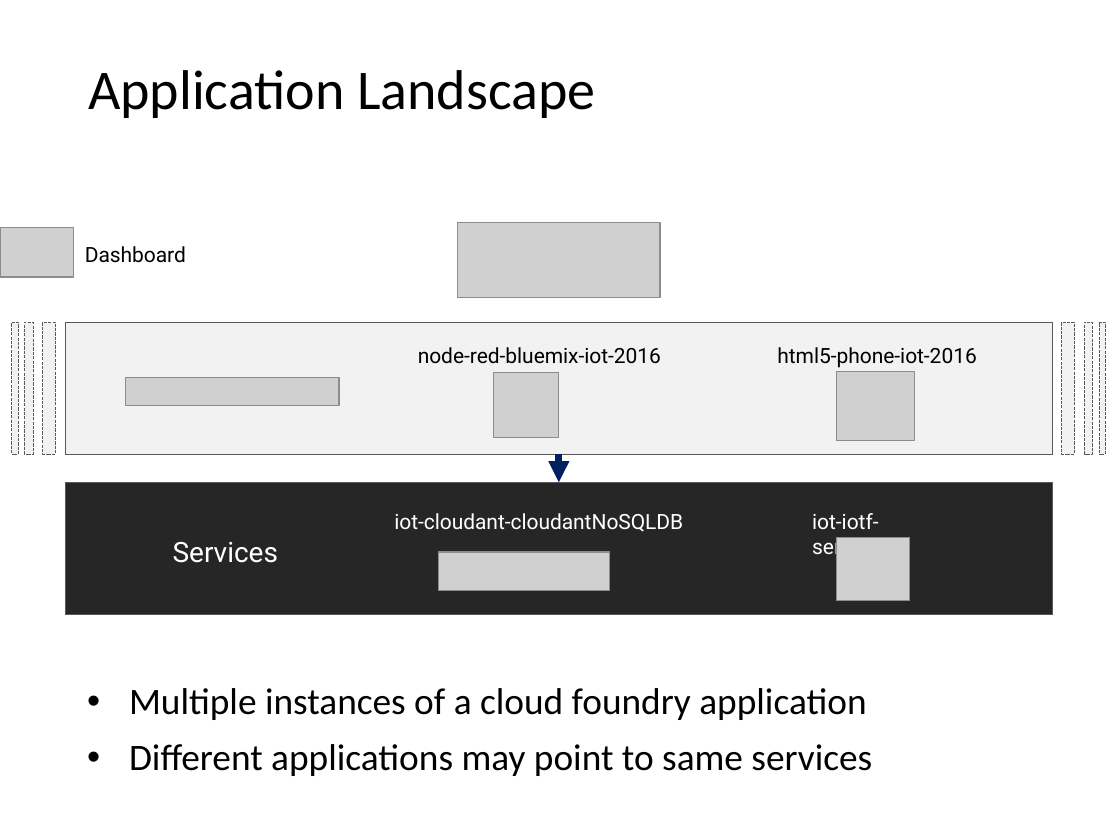
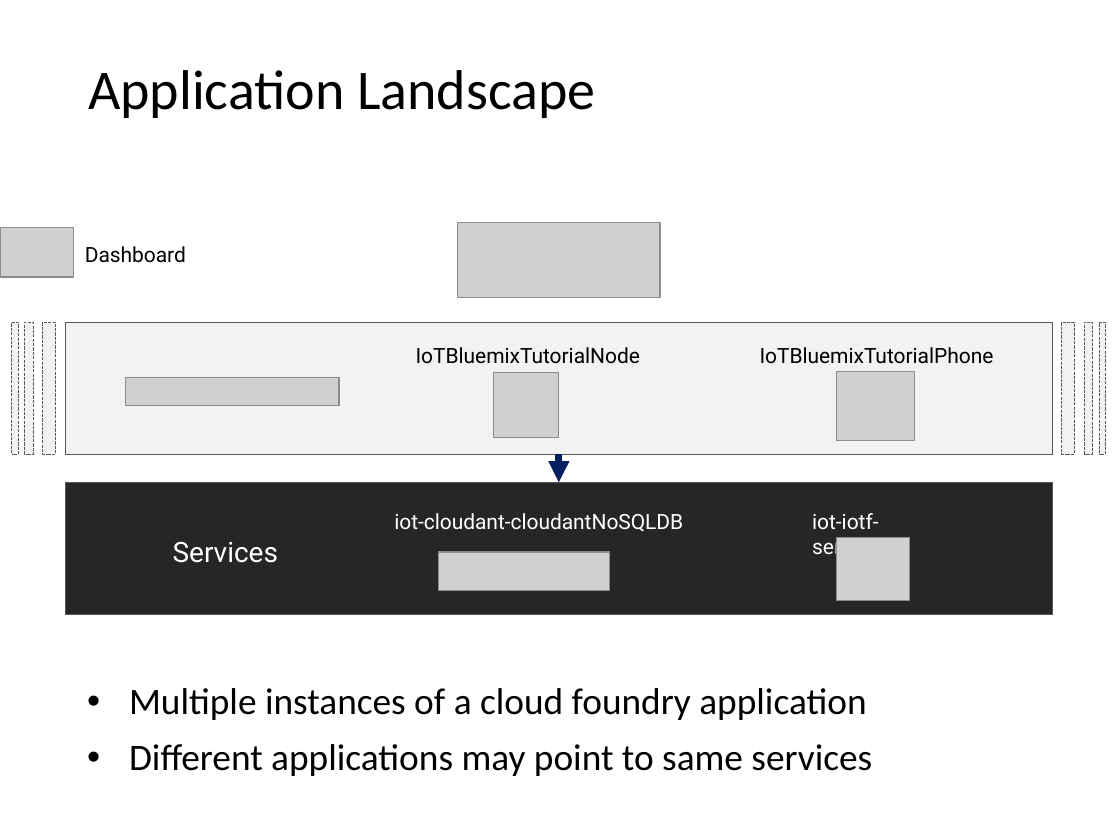
Before and after one commit to cdeck3r/IoTBluemixTutorial, a slide deck: slide 23 of Slides/IoTBluemixTutorial.pptx. Drawn at 1120x840 pixels with LibreOffice and Linux fonts; fonts in the diff are those of the drawing; grey boxes stand for pictures. Boxes give left, top, right and bottom in pixels: in the first picture for what was removed or moved away, otherwise in the second. Text is boxed around its words. In the diff, an @@ line names an element or a change of style, - is before the commit and + after.

```diff
--- a/Slides/IoTBluemixTutorial.pptx
+++ b/Slides/IoTBluemixTutorial.pptx
@@ text at bbox=[416, 347, 640, 364]: text changed @@
-node-red-bluemix-iot-2016
+IoTBluemixTutorialNode
@@ text at bbox=[760, 347, 994, 364]: text changed @@
-html5-phone-iot-2016
+IoTBluemixTutorialPhone
```
Also in this commit, not shown: 3 other slides changed, 1 slide added, 1 slide removed.
